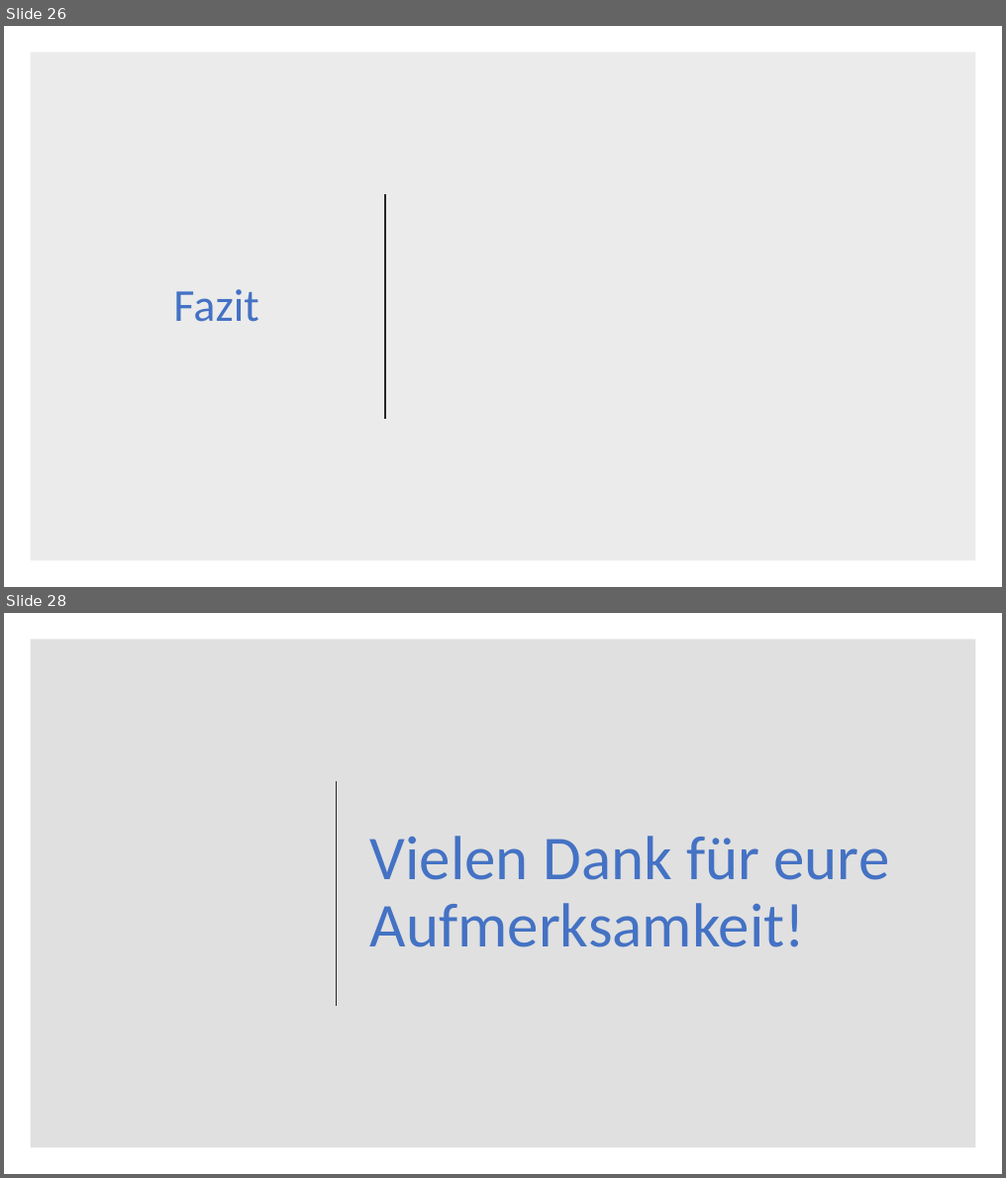
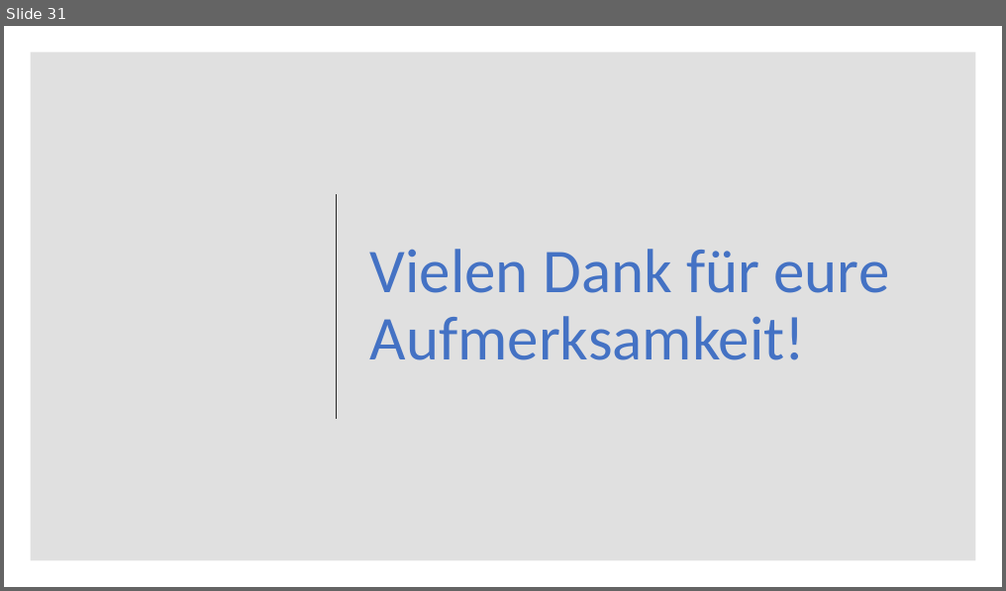
Before and after one commit to DerAlexx/Angewandte-Mathematik, a slide deck: Praktikum_6/Abgabe 6.pptx. Shown one above the other, each under a label of ours: slides 26 and 28 before the commit, slide 31 after it; the slides between them are not shown. The pictures are 1006x1178 and 1006x591 pixels, drawn with LibreOffice and Linux fonts; fonts in the diff are those of the drawing. Boxes give left, top, right and bottom in pixels: in the first picture for what was removed or moved away, otherwise in the second. Text is boxed around its words. In the diff, an @@ line names an element or a change of style, - is before the commit and + after.

```diff
--- a/Praktikum_6/Abgabe 6.pptx
+++ b/Praktikum_6/Abgabe 6.pptx
@@ slide 26 removed at (x1=4, y1=26, x2=1002, y2=587), background #FFFFFF @@
@@ rectangle removed at (x1=30, y1=52, x2=976, y2=562) @@
@@ line removed from (385, 194) to (385, 419) @@
@@ title removed at (x1=173, y1=289, x2=258, y2=322) @@
-Fazit
@@ what was slide 28 is now slide 31 @@
```
Also in this commit, not shown: 6 slides changed, 4 slides added.
